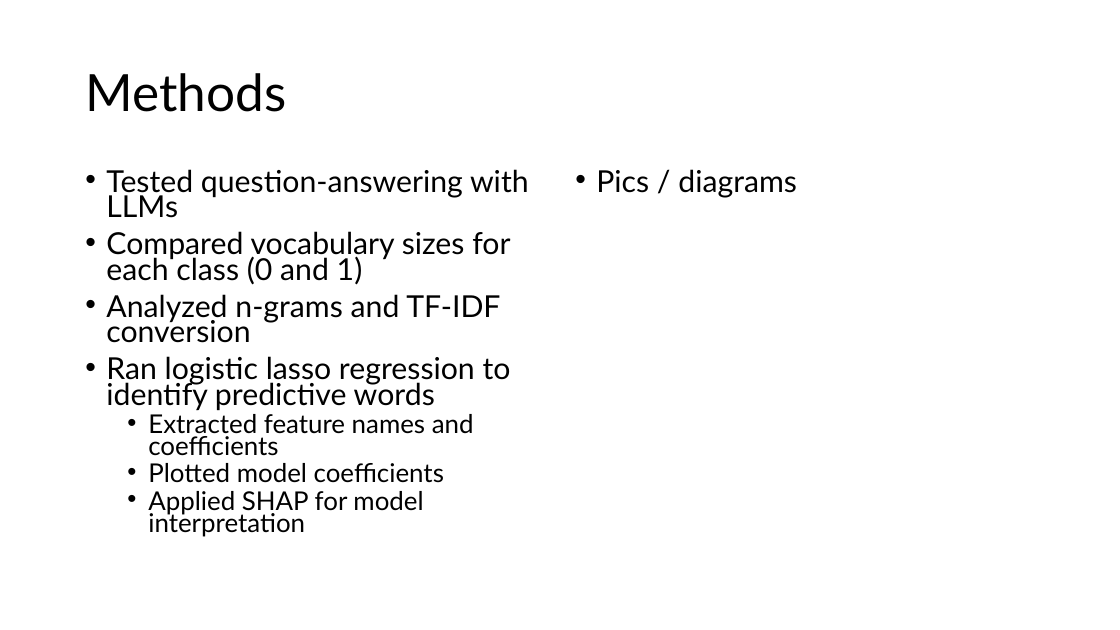
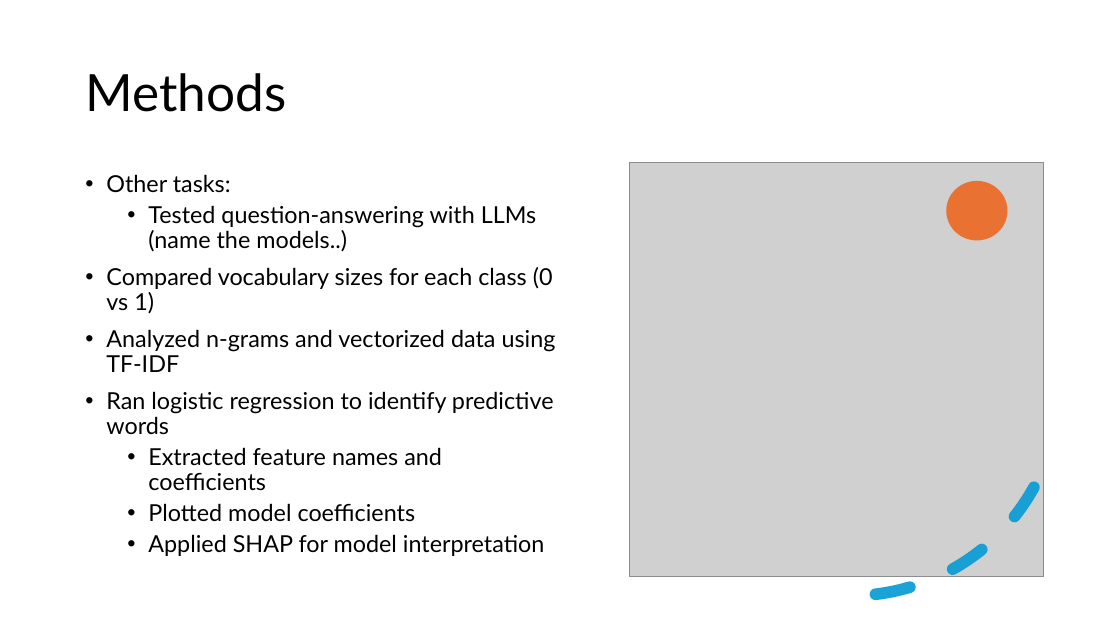
Before and after one commit to dianashams/NLP_sample_size_simulation_study, a slide deck: slide 9 of Determinants of the training corpus size for clinical.pptx (slide 10 before the commit). Drawn at 1120x630 pixels with LibreOffice and Linux fonts; fonts in the diff are those of the drawing; grey boxes stand for pictures. Boxes give left, top, right and bottom in pixels: in the first picture for what was removed or moved away, otherwise in the second. Text is boxed around its words. In the diff, an @@ line names an element or a change of style, - is before the commit and + after.

Commit message:
added more text and images needs rewording

```diff
--- a/Determinants of the training corpus size for clinical.pptx
+++ b/Determinants of the training corpus size for clinical.pptx
@@ text at [106, 174, 556, 435]: text changed; size 25.9 to 20 pt @@
-• Tested question-answering with LLMs
-• Compared vocabulary sizes for each class (0 and 1)
-• Analyzed n-grams and TF-IDF conversion
-• Ran logistic lasso regression to identify predictive words
+• Other tasks:
+  • Tested question-answering with LLMs (name the models..)
+• Compared vocabulary sizes for each class (0 vs 1)
+• Analyzed n-grams and vectorized data using TF-IDF
+• Ran logistic regression to identify predictive words
@@ text removed at [596, 169, 797, 197] @@
-• Pics / diagrams
@@ arc (boxed as its full ellipse) added at [618, 154, 1083, 619], outline #0F9ED5 10 pt dashed @@
@@ picture added at [629, 163, 1044, 577] @@
@@ ellipse added at [947, 181, 1008, 240], fill #E97132 @@
@@ text at [148, 447, 545, 556]: size 22.2 to 20 pt in "Extracted feature names and coefficients", "Plotted model coefficients", "Applied SHAP for model interpretation"; line spacing 0.7 to 0.9 @@
```
Also in this commit, not shown: 2 other slides changed, 4 slides added, 1 slide removed.
